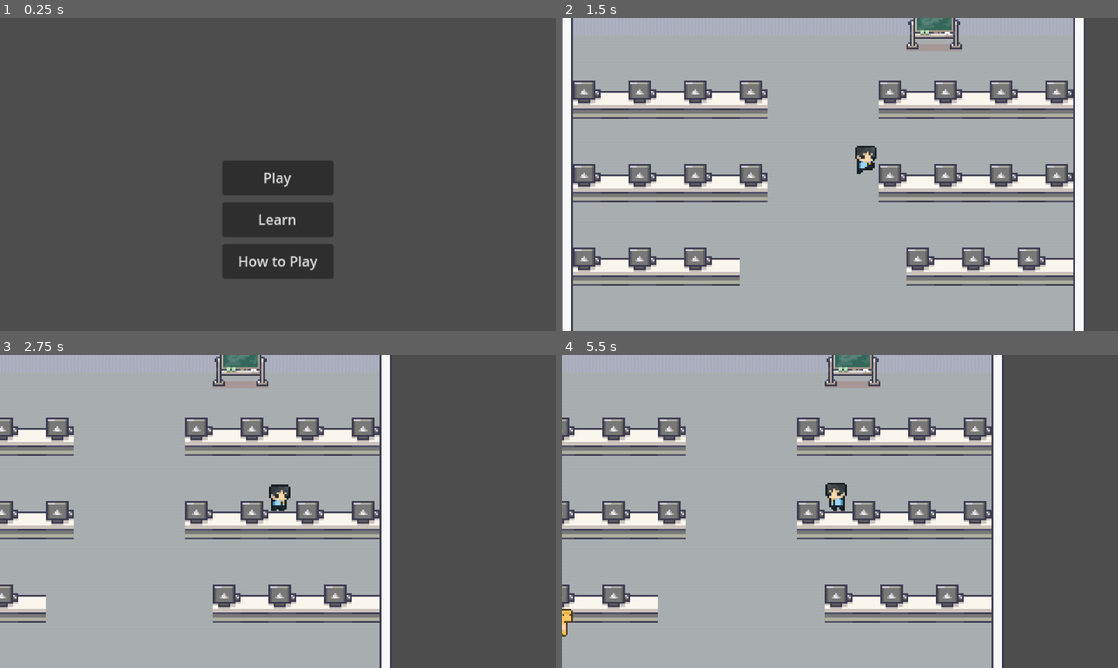
Above: before the commit, frames 1-4 (two rows, left to right).
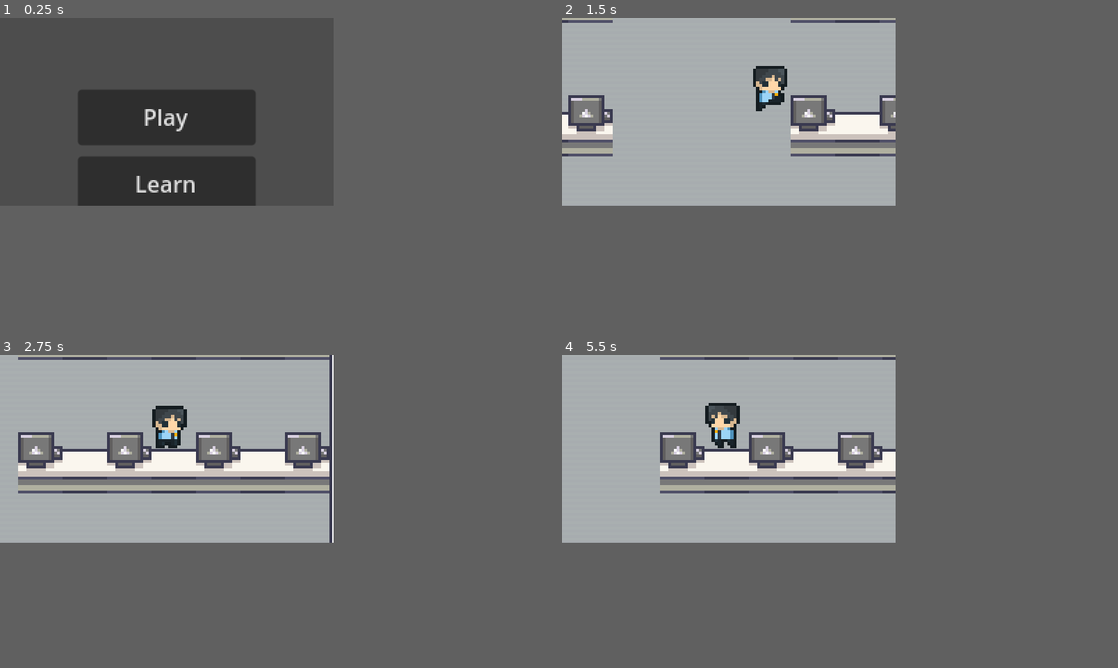
Above: after the commit, the same moments.

Repository: Raikosuu/Full-Tech-Panic_Public
Game: Godot game, scene res://scenes/main_menu.tscn
Two runs of this game, one before a commit and one after it. Both use one fixed random seed, a clock stepped at 60 frames per second and the inputs below.
Inputs (mouse positions are in pixels of both pictures, inside the frame that each line leads up to):
- Up to frame 1 (0.25 s): no input
- Up to frame 2 (1.5 s): click "Play" at 0.5 s; move the mouse to (962, 158) at 1.27 s; hold D (move_right) from 1.28 s (still down); click (962, 158) at 1.42 s
- Up to frame 3 (2.75 s): release D (move_right) at 2 s; drag from (166, 527) to (44, 470) at 2.02 s
- Up to frame 4 (5.5 s): move the mouse to (895, 442) at 2.77 s; hold D (move_right) 2.78-3.5 s; drag from (812, 574) to (728, 470) at 3.52 s; move the mouse to (1006, 558) at 4.27 s; hold A (move_left) 4.28-5 s; drag from (673, 464) to (940, 470) at 5.02 s
In our replay, the window is 800x450 before the commit and 480x270 after it. These sizes can differ from the game's own. Grey fills any space a smaller window leaves; there, only what the larger window draws over its background counts as a difference.

The runs differ from the first frame. In frame 1, 15% of the frame differs, in the area x 14-60%, y 23-84%; in frame 2, 34%; in frame 3, 49%; in frame 4, 56%, in the area x 0-80%, y 0-100%.

Commit message:
Viewport adjustment
in preparation for implementing UI elements

Diff:
--- a/project.godot
+++ b/project.godot
@@ -17,8 +17,8 @@
 
 [display]
 
-window/size/viewport_width=1280
-window/size/viewport_height=720
+window/size/viewport_width=480
+window/size/viewport_height=270
 
 [dotnet]
 
--- a/scenes/game_scene.tscn
+++ b/scenes/game_scene.tscn
@@ -2539,12 +2539,12 @@
 [node name="game_scene" type="Node2D"]
 
 [node name="ground" type="TileMapLayer" parent="."]
-position = Vector2(637, 368)
+position = Vector2(236, 137)
 tile_map_data = PackedByteArray("AAD3////AgAMAAwAAAD4////AgAMAAwAAAD5////AgAMAAwAAAD6////AgAMAAwAAAD7////AgAMAAwAAAD8// …(4720 unchanged characters)…
 tile_set = SubResource("TileSet_kk2rg")
 
 [node name="comp_table" type="TileMapLayer" parent="."]
-position = Vector2(637, 368)
+position = Vector2(236, 137)
 tile_map_data = PackedByteArray("AAD///j/AAAAAA4AAAD///n/AAAAAA8AAAAAAPj/AAABAA4AAAAAAPn/AAABAA8AAAACAP3/AAADAAkAAAADAP …(688 unchanged characters)…
 tile_set = SubResource("TileSet_bw6k5")
 
@@ -2554,7 +2554,7 @@
 tile_set = SubResource("TileSet_y3j0m")
 
 [node name="player" parent="." instance=ExtResource("1_w5aja")]
-position = Vector2(637, 367)
+position = Vector2(236, 136)
 motion_mode = 1
 movement_speed = 120.0
 
@@ -2564,14 +2564,14 @@
 position_smoothing_enabled = true
 
 [node name="npc_handler" type="Node2D" parent="."]
-position = Vector2(637, 368)
+position = Vector2(236, 137)
 
 [node name="NavigationRegion2D" type="NavigationRegion2D" parent="."]
-position = Vector2(637, 368)
+position = Vector2(236, 137)
 navigation_polygon = SubResource("NavigationPolygon_y3j0m")
 
 [node name="comp_seats" type="Node2D" parent="."]
-position = Vector2(637, 368)
+position = Vector2(236, 137)
 
 [node name="seats" parent="comp_seats" groups=["computer_seats"] instance=ExtResource("5_rurhu")]
 position = Vector2(-138, -24)
@@ -2640,4 +2640,4 @@
 position = Vector2(120, 72)
 
 [node name="npc_spawn" parent="." instance=ExtResource("6_rurhu")]
-position = Vector2(520, 471)
+position = Vector2(119, 240)
--- a/scenes/minigame_1_v_2.tscn
+++ b/scenes/minigame_1_v_2.tscn
@@ -19,15 +19,6 @@
 [node name="Camera2D" type="Camera2D" parent="."]
 position = Vector2(203.00002, 117)
 zoom = Vector2(8, 8)
-
-[node name="ESD Mat" type="ColorRect" parent="."]
-visible = false
-z_index = -1
-offset_left = -84.0
-offset_top = -49.0
-offset_right = 84.0
-offset_bottom = 49.0
-color = Color(4.5724214e-06, 0.6079397, 0.41652828, 1)
 
 [node name="Background" type="Sprite2D" parent="."]
 z_index = -1
